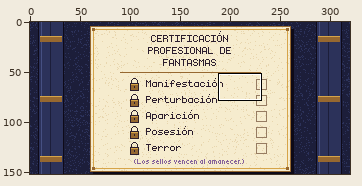
A pixel-art file gets an edit: arte/tomas/toma_cuaderno.aseprite. Above: a wide view before the commit, with the close-up outlined.
Close-up. As it was:
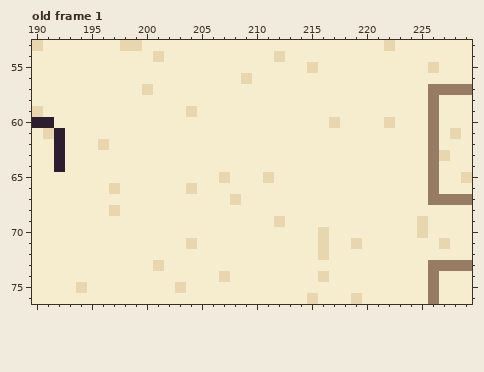
320x152 pixels, 1 frame. Shown: old frame 1: x 190..229, y 53..76. The commit also changed other frames or places, which this record leaves out.
The same view after the edit:
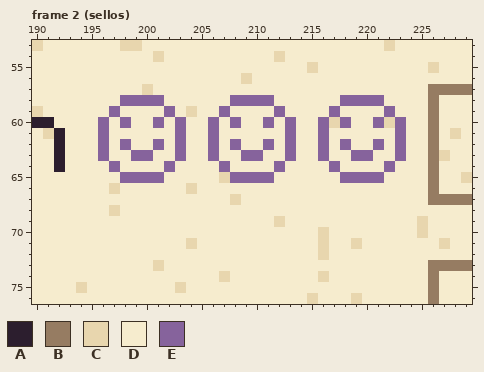
Palette (. is transparent): A #2c1e2e  B #967c62  C #e8d6ae  D #f6ecce  E #86639c
A new or re-ordered frame is compared with the old frame closest to it.
Change:
frames 1 -> 3
Changed rows in their new state; - is an unchanged pixel.
Frame 2 (sellos) is new; against old frame 1:
first column x 196:
58 --EEEE------EEEE------EEEE--
59 -E----E----E----E----E----E-
60 E-E--E-E--E-E--E-E--E-E--E-E
61 E------E--E------E--E------E
62 E-E--E-E--E-E--E-E--E-E--E-E
63 E--EE--E--E--EE--E--E--EE--E
64 -E----E----E----E----E----E-
65 --EEEE------EEEE------EEEE--
Pixel boxes of the changes (left, top, right, bottom) in both close-ups:
changed: (98, 95, 406, 183)
